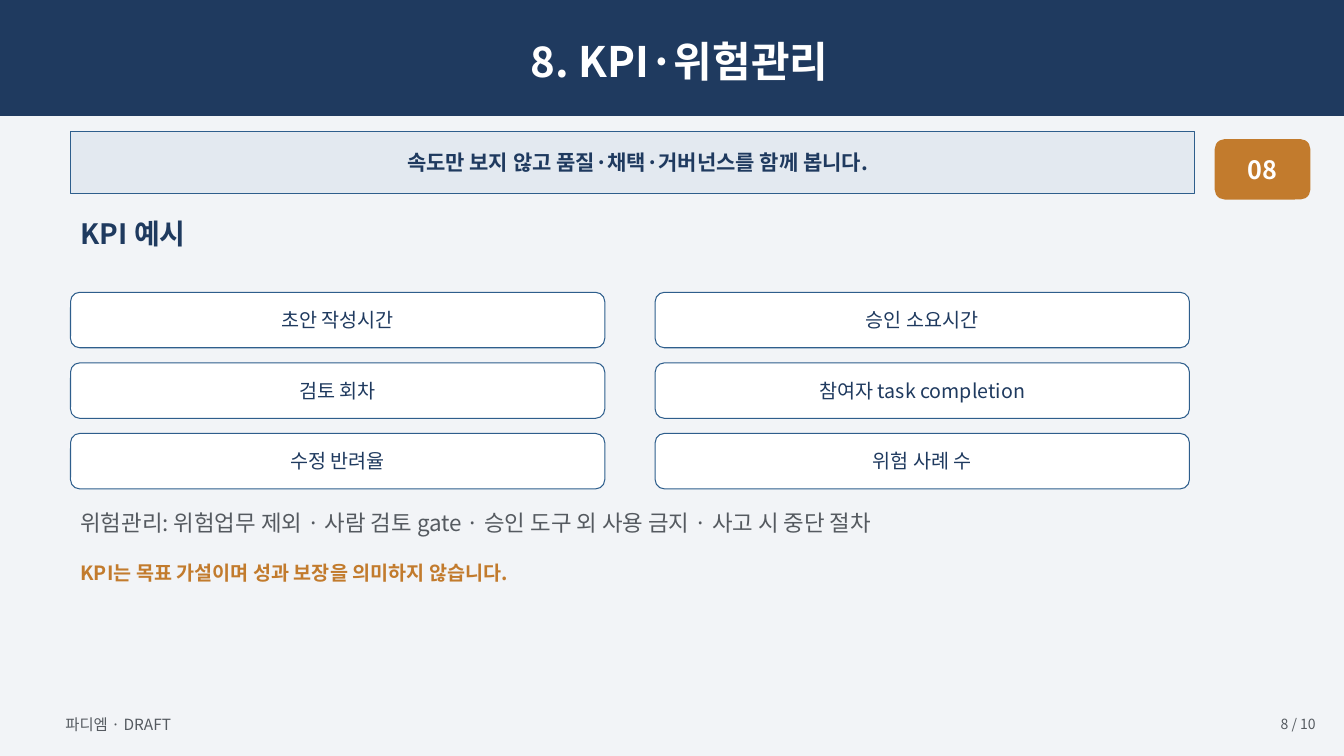
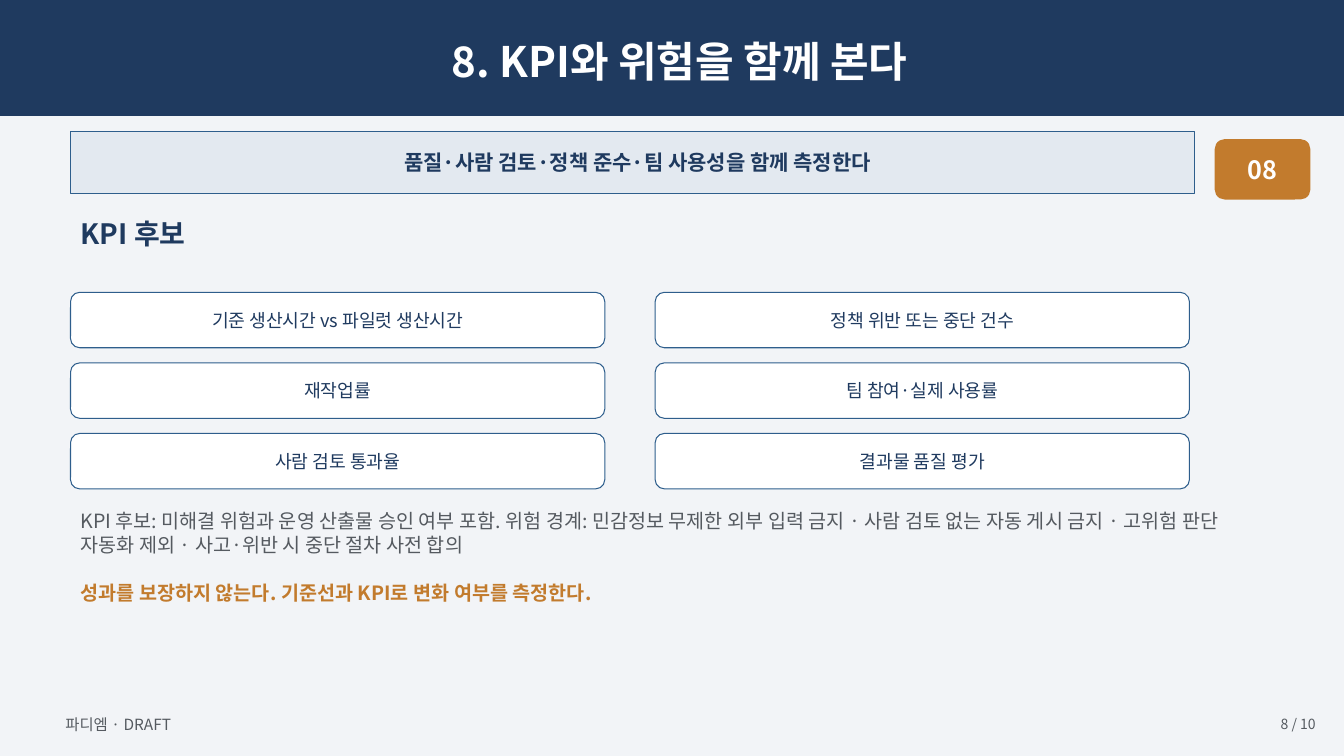
Before and after one commit to skerishKang/ai-revenue-lab, a slide deck: slide 8 of docs/commercial/business-35-ai-media-education-dx/customer-package/Business35_Master_Proposal_10p.pptx. Drawn at 1344x756 pixels with LibreOffice and Linux fonts; fonts in the diff are those of the drawing. Boxes give left, top, right and bottom in pixels: in the first picture for what was removed or moved away, otherwise in the second. Text is boxed around its words. In the diff, an @@ line names an element or a change of style, - is before the commit and + after.

```diff
--- a/docs/commercial/business-35-ai-media-education-dx/customer-package/Business35_Master_Proposal_10p.pptx
+++ b/docs/commercial/business-35-ai-media-education-dx/customer-package/Business35_Master_Proposal_10p.pptx
@@ text in rectangle at <box>451,41,907,81</box>: text changed @@
-8. KPI·위험관리
+8. KPI와 위험을 함께 본다
@@ text in rectangle at <box>404,152,871,172</box>: text changed @@
-속도만 보지 않고 품질·채택·거버넌스를 함께 봅니다.
+품질·사람 검토·정책 준수·팀 사용성을 함께 측정한다
@@ text at <box>80,220,186,247</box>: text changed @@
-KPI 예시
+KPI 후보
@@ text in rounded rectangle at <box>212,312,464,329</box>: text changed; size 14 to 13 pt @@
-초안 작성시간
+기준 생산시간 vs 파일럿 생산시간
@@ text in rounded rectangle at <box>831,312,1014,329</box>: text changed; size 14 to 13 pt @@
-승인 소요시간
+정책 위반 또는 중단 건수
@@ text in rounded rectangle at <box>304,382,371,399</box>: text changed; size 14 to 13 pt @@
-검토 회차
+재작업률
@@ text in rounded rectangle at <box>846,382,998,399</box>: text changed; size 14 to 13 pt @@
-참여자 task completion
+팀 참여·실제 사용률
@@ text in rounded rectangle at <box>275,453,400,470</box>: text changed; size 14 to 13 pt @@
-수정 반려율
+사람 검토 통과율
@@ text in rounded rectangle at <box>860,453,984,470</box>: text changed; size 14 to 13 pt @@
-위험 사례 수
+결과물 품질 평가
@@ text at <box>80,511,1218,602</box>: text changed; size 16 to 14 pt @@
-위험관리: 위험업무 제외 · 사람 검토 gate · 승인 도구 외 사용 금지 · 사고 시 중단 절차
-KPI는 목표 가설이며 성과 보장을 의미하지 않습니다.
+KPI 후보: 미해결 위험과 운영 산출물 승인 여부 포함. 위험 경계: 민감정보 무제한 외부 입력 금지 · 사람 검토 없는 자동 게시 금지 · 고위험 판단 자동화 제외 · 사고·위반 시 중단 절차 사전 합의
+성과를 보장하지 않는다. 기준선과 KPI로 변화 여부를 측정한다.
```
Also in this commit, not shown: 8 other slides changed, 1 slide added, 1 slide removed, 34 other files.
